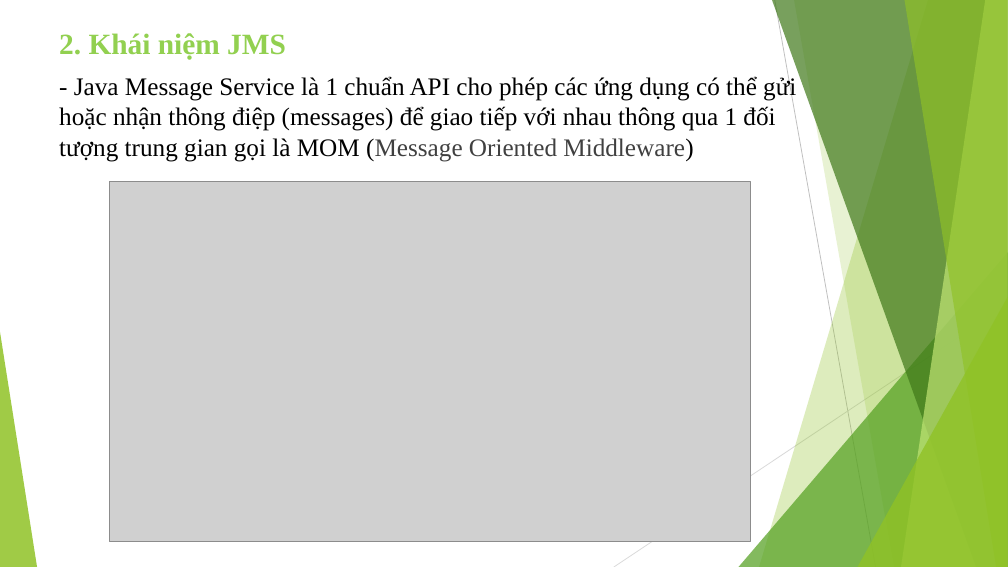
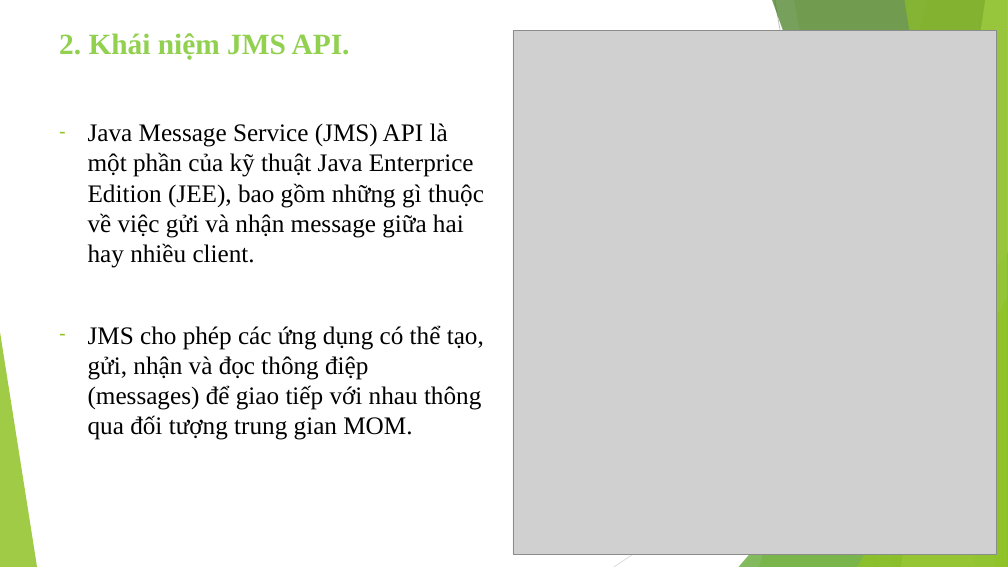
Before and after one commit to tranchuyen282/PTIT, a slide deck: slide 4 of PTPMDV/SlideJMS.pptx (slide 3 before the commit). Drawn at 1008x567 pixels with LibreOffice and Linux fonts; fonts in the diff are those of the drawing; grey boxes stand for pictures. Boxes give left, top, right and bottom in pixels: in the first picture for what was removed or moved away, otherwise in the second. Text is boxed around its words. In the diff, an @@ line names an element or a change of style, - is before the commit and + after.

```diff
--- a/PTPMDV/SlideJMS.pptx
+++ b/PTPMDV/SlideJMS.pptx
@@ text at bbox=[59, 33, 484, 440]: text changed @@
-2. Khái niệm JMS
-- Java Message Service là 1 chuẩn API cho phép các ứng dụng có thể gửi hoặc nhận thông điệp (messages) để giao tiếp với nhau thông qua 1 đối tượng trung gian gọi là MOM (Message Oriented Middleware)
+2. Khái niệm JMS API.
+– Java Message Service (JMS) API là một phần của kỹ thuật Java Enterprice Edition (JEE), bao gồm những gì thuộc về việc gửi và nhận message giữa hai hay nhiều client.
+– JMS cho phép các ứng dụng có thể tạo, gửi, nhận và đọc thông điệp (messages) để giao tiếp với nhau thông qua đối tượng trung gian MOM.
@@ picture added at bbox=[513, 30, 997, 554] @@
@@ picture removed at bbox=[110, 181, 750, 542] @@
```
Also in this commit, not shown: 5 other slides changed, 4 slides added, 3 slides removed, 9 other files.
